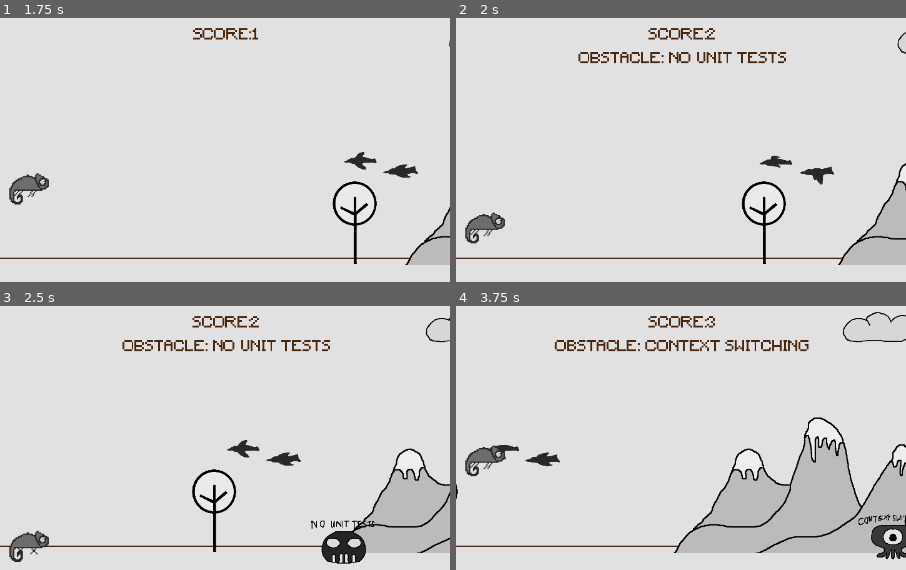
Above: before the commit, frames 1-4 (two rows, left to right).
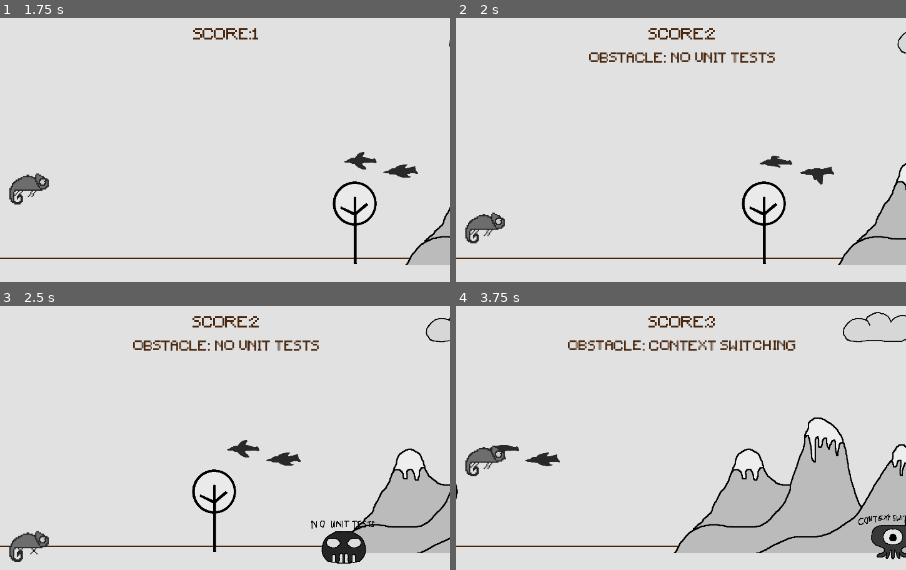
Above: after the commit, the same moments.

Repository: christian-strydom/pixelrun
Game: Godot game, scene res://Level/Level.tscn
Same seed, same stepped clock (60 frames per second), same inputs: the game is played once before the commit and once after it. This scene is started directly instead of the project's main scene.
Inputs:
- Up to frame 1 (1.75 s): tap Up (jump) at 0.77, 1.52 s
- Up to frame 2 (2 s): no input
- Up to frame 3 (2.5 s): no input
- Up to frame 4 (3.75 s): tap Up (jump) at 3.02 s

Frame 1 is identical in both runs. In frame 2, 1.1% of the frame differs, in the area x 27-74%, y 12-18%; in frame 3, 1.1%; in frame 4, 1.5%, in the area x 22-79%, y 12-18%.

Commit message:
Changed font size of obstacle label

Diff:
--- a/Level/Level.tscn
+++ b/Level/Level.tscn
@@ -10,6 +10,13 @@
 [sub_resource type="DynamicFont" id=2]
 resource_name = "Score"
 font_data = ExtResource( 3 )
+
+[sub_resource type="DynamicFontData" id=3]
+font_path = "res://Resource/Minecraft.ttf"
+
+[sub_resource type="DynamicFont" id=4]
+size = 14
+font_data = SubResource( 3 )
 
 [node name="Level" type="Node"]
 script = ExtResource( 2 )
@@ -77,7 +84,7 @@
 margin_right = 119.12
 margin_bottom = 96.1407
 rect_scale = Vector2( 1.5, 1.5 )
-custom_fonts/font = SubResource( 2 )
+custom_fonts/font = SubResource( 4 )
 custom_colors/font_color = Color( 0.286275, 0.156863, 0.0588235, 1 )
 align = 1
 __meta__ = {
Not shown: 1 places in Level/Level.tscn that only renumber resources
